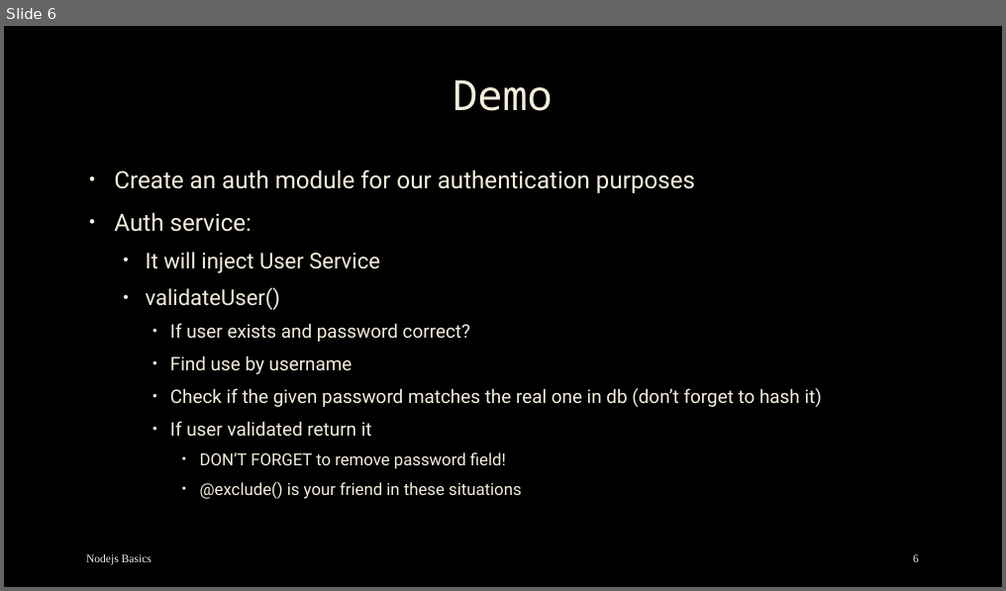
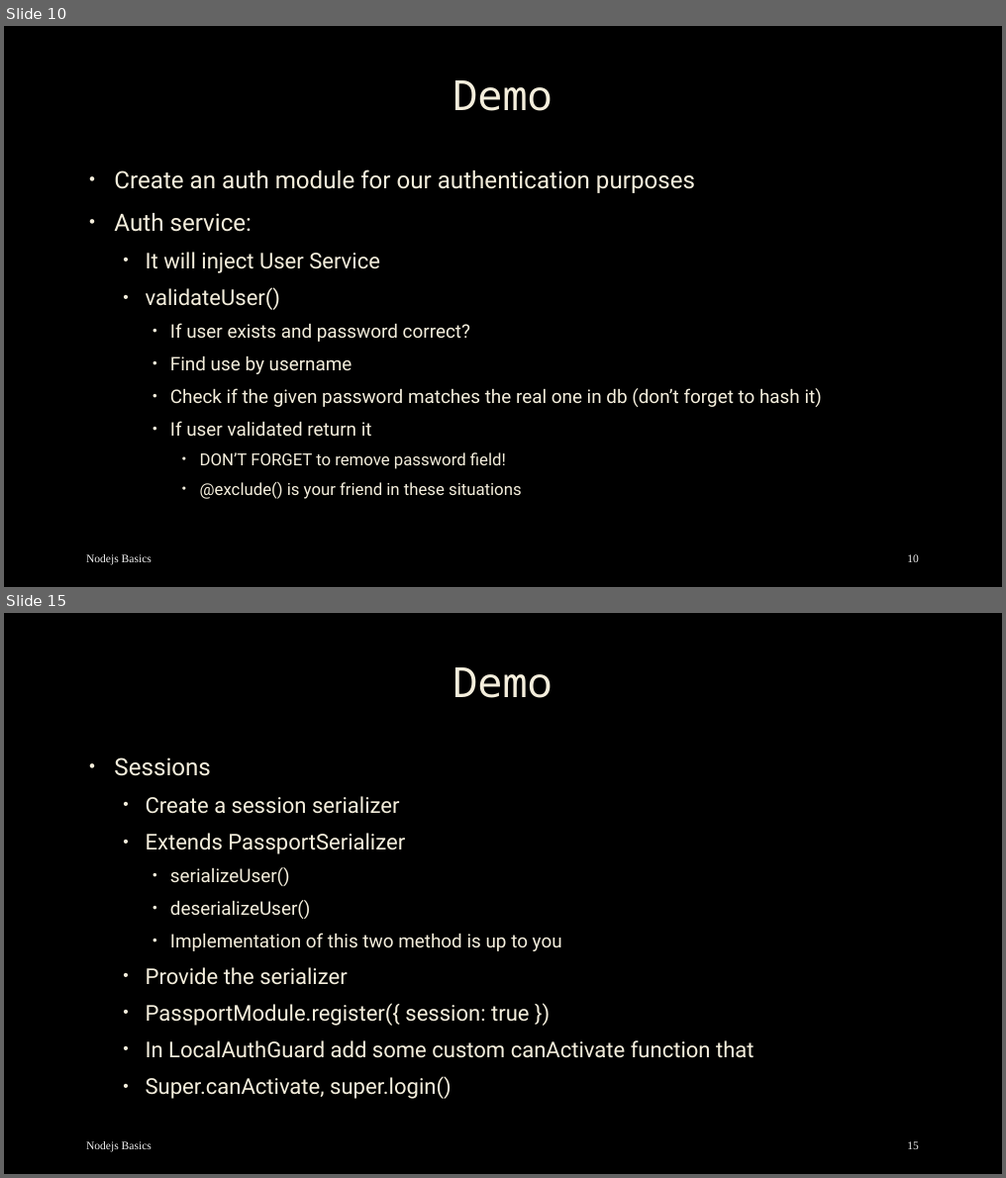
Before and after one commit to mostafa8026/nestjs-course, a slide deck: nestjs/nestjs-09.pptx. Shown one above the other, each under a label of ours: slide 6 before the commit, slides 10 and 15 after it; the slides between them are not shown. The pictures are 1006x591 and 1006x1178 pixels, drawn with LibreOffice and Linux fonts; fonts in the diff are those of the drawing; background and template pictures are left out. Boxes give left, top, right and bottom in pixels: in the first picture for what was removed or moved away, otherwise in the second. Text is boxed around its words. In the diff, an @@ line names an element or a change of style, - is before the commit and + after.

Commit message:
fix: session09 scripts added

```diff
--- a/nestjs/nestjs-09.pptx
+++ b/nestjs/nestjs-09.pptx
@@ slide 15 added at [4, 613, 1002, 1174], background picture (left out) @@
@@ title added at [452, 667, 552, 698], 40 pt, text #F4EEDC @@
+Demo
@@ text added at [114, 758, 754, 1099], 21 pt, text #F4EEDC @@
+• Sessions
+  • Create a session serializer
+  • Extends PassportSerializer
+    • serializeUser()
+    • deserializeUser()
+    • Implementation of this two method is up to you
+  • Provide the serializer
+  • PassportModule.register({ session: true })
+  • In LocalAuthGuard add some custom canActivate function that
+  • Super.canActivate, super.login()
@@ text added at [86, 1142, 152, 1153], 11 pt, text #F2F2F2 @@
+Nodejs Basics
@@ page number added at [907, 1142, 919, 1150], 11 pt, text #F2F2F2 @@
+15
@@ what was slide 6 is now slide 10 @@
@@ page number at [907, 555, 919, 563]: text changed @@
-6
+10
```
Also in this commit, not shown: 3 slides changed, 13 other slides added, 29 other files.
